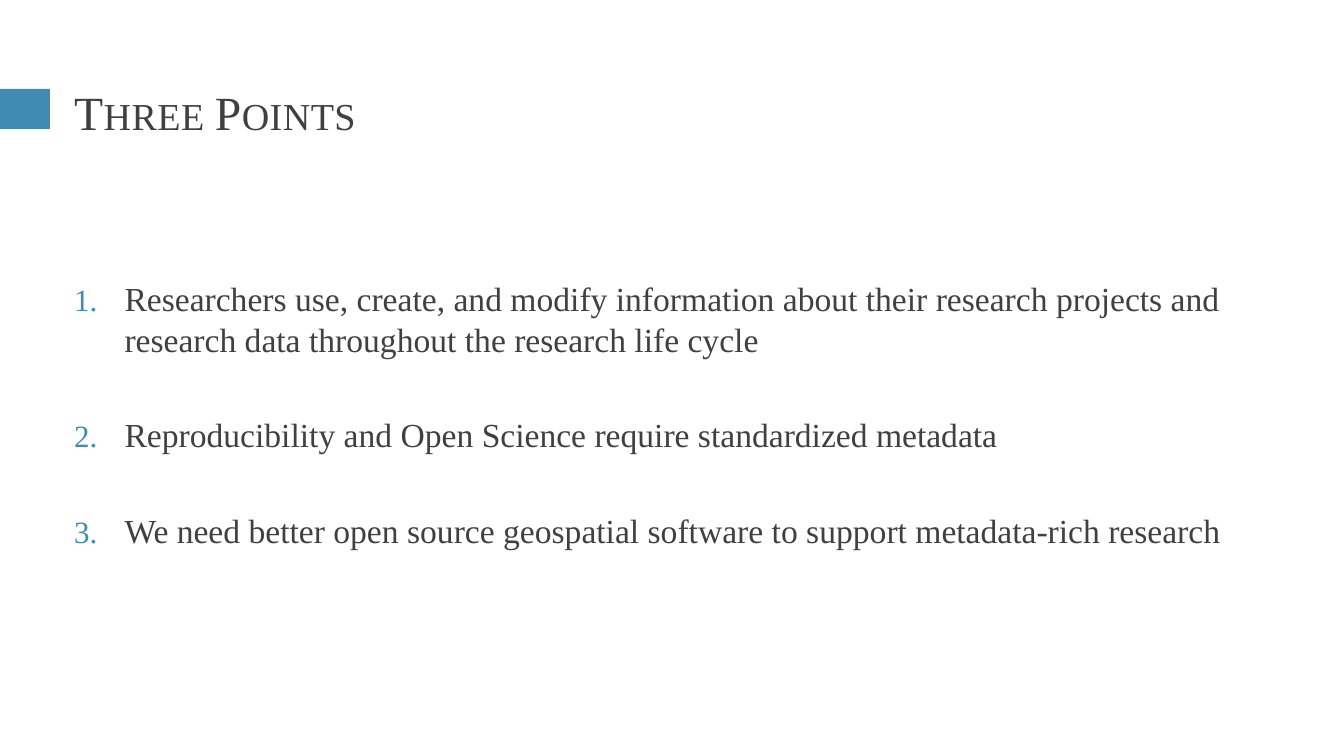
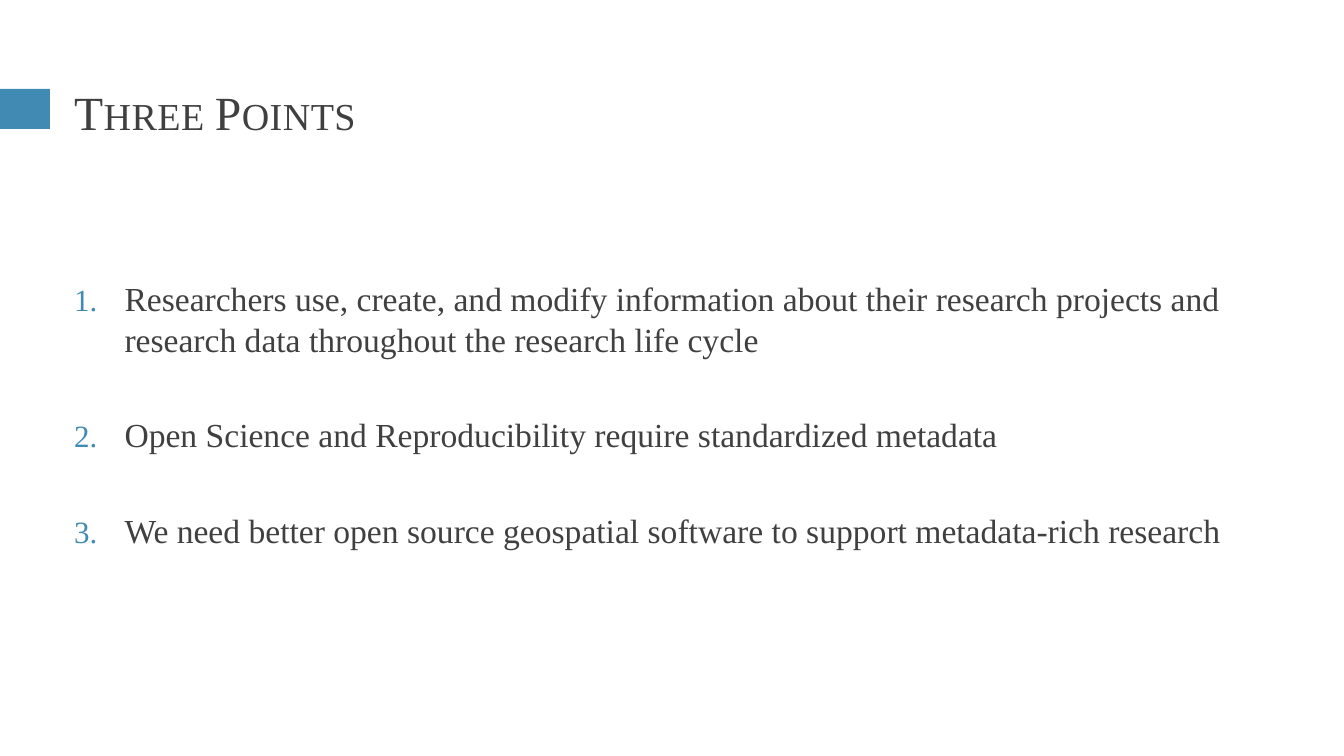
Before and after one commit to HEGSRR/CP-foss4g-2022-metadata, a slide deck: slide 4 of slides/Holler-FOSS4G-2022.pptx (slide 3 before the commit). Drawn at 1344x756 pixels with LibreOffice and Linux fonts; fonts in the diff are those of the drawing. Boxes give left, top, right and bottom in pixels: in the first picture for what was removed or moved away, otherwise in the second. Text is boxed around its words. In the diff, an @@ line names an element or a change of style, - is before the commit and + after.

```diff
--- a/slides/Holler-FOSS4G-2022.pptx
+++ b/slides/Holler-FOSS4G-2022.pptx
@@ text at (x1=125, y1=423, x2=997, y2=454): text changed @@
-2. Reproducibility and Open Science require standardized metadata
+2. Open Science and Reproducibility require standardized metadata
```
Also in this commit, not shown: 9 other slides changed, 12 slides added, 1 slide removed, 2 other files.
